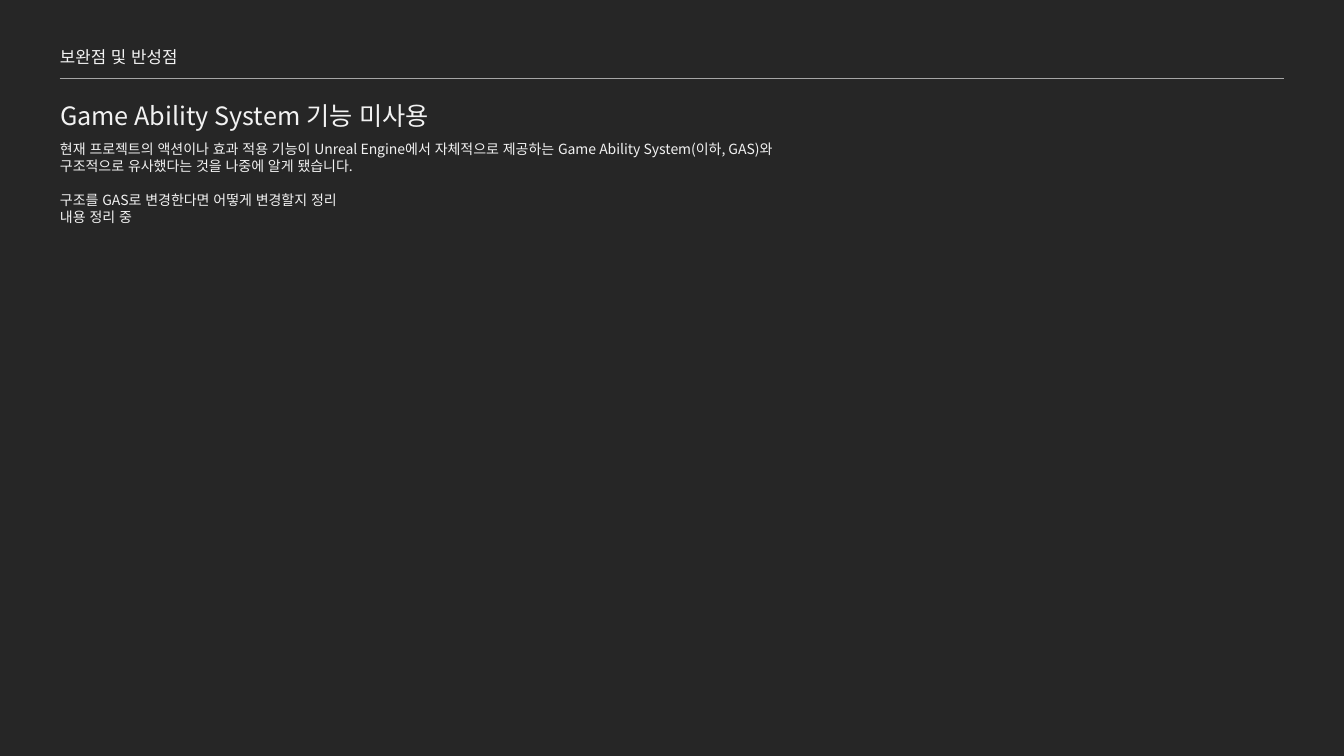
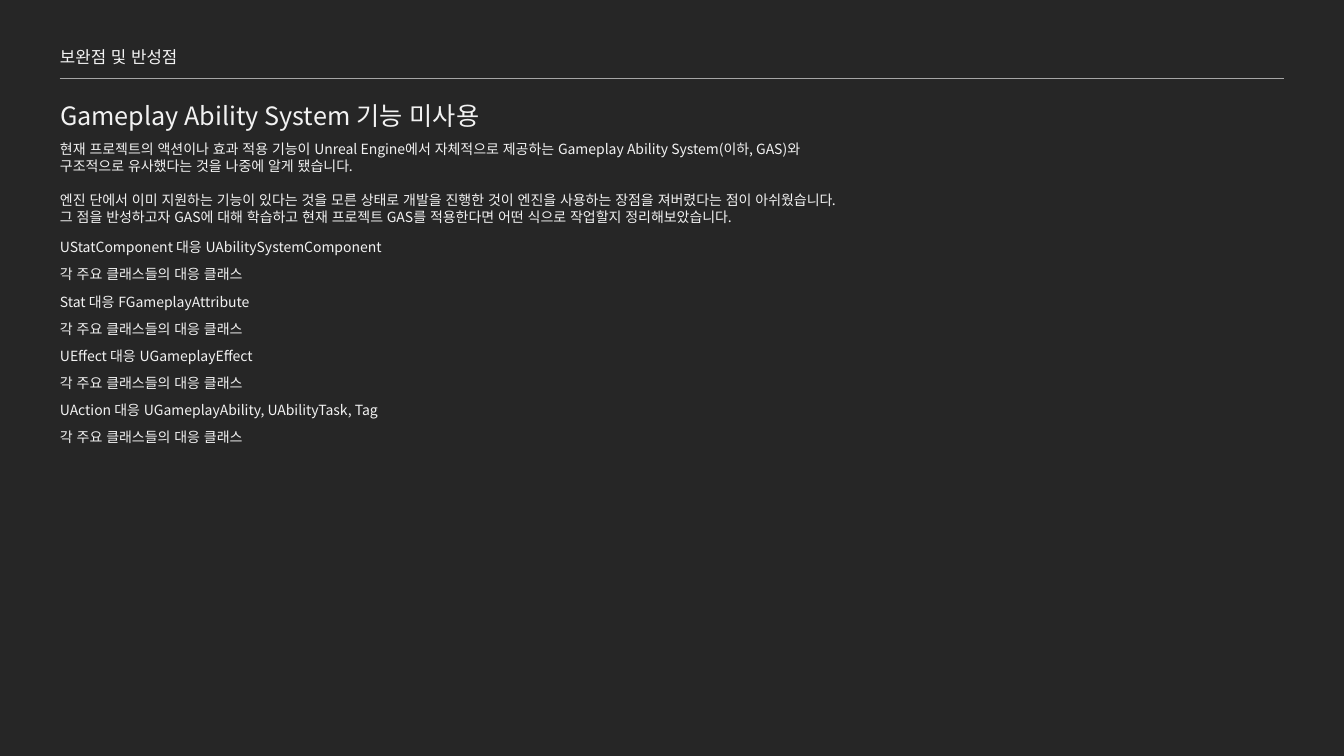
Before and after one commit to jhk0701/project-ARPGHunter, a slide deck: slide 25 of Docs/UnrealEngine_문서_김정환.pptx. Drawn at 1344x756 pixels with LibreOffice and Linux fonts; fonts in the diff are those of the drawing. Boxes give left, top, right and bottom in pixels: in the first picture for what was removed or moved away, otherwise in the second. Text is boxed around its words. In the diff, an @@ line names an element or a change of style, - is before the commit and + after.

```diff
--- a/Docs/UnrealEngine_문서_김정환.pptx
+++ b/Docs/UnrealEngine_문서_김정환.pptx
@@ text at [60,104,480,131]: text changed @@
-Game Ability System 기능 미사용
+Gameplay Ability System 기능 미사용
@@ text at [60,142,800,158]: text changed @@
-현재 프로젝트의 액션이나 효과 적용 기능이 Unreal Engine에서 자체적으로 제공하는 Game Ability System(이하, GAS)와
+현재 프로젝트의 액션이나 효과 적용 기능이 Unreal Engine에서 자체적으로 제공하는 Gameplay Ability System(이하, GAS)와
@@ text at [60,193,835,223]: text changed @@
-구조를 GAS로 변경한다면 어떻게 변경할지 정리
-내용 정리 중
+엔진 단에서 이미 지원하는 기능이 있다는 것을 모른 상태로 개발을 진행한 것이 엔진을 사용하는 장점을 져버렸다는 점이 아쉬웠습니다.
+그 점을 반성하고자 GAS에 대해 학습하고 현재 프로젝트 GAS를 적용한다면 어떤 식으로 작업할지 정리해보았습니다.
@@ text added at [60,240,382,256], 10 pt, text #F2F2F2 @@
+UStatComponent 대응 UAbilitySystemComponent
@@ text added at [60,267,243,280], 10 pt, text #F2F2F2 @@
+각 주요 클래스들의 대응 클래스
@@ text added at [60,295,249,311], 10 pt, text #F2F2F2 @@
+Stat 대응 FGameplayAttribute
@@ text added at [60,322,243,335], 10 pt, text #F2F2F2 @@
+각 주요 클래스들의 대응 클래스
@@ text added at [60,349,253,365], 10 pt, text #F2F2F2 @@
+UEffect 대응 UGameplayEffect
@@ text added at [60,376,243,389], 10 pt, text #F2F2F2 @@
+각 주요 클래스들의 대응 클래스
@@ text added at [60,403,378,419], 10 pt, text #F2F2F2 @@
+UAction 대응 UGameplayAbility, UAbilityTask, Tag
@@ text added at [60,430,243,443], 10 pt, text #F2F2F2 @@
+각 주요 클래스들의 대응 클래스
```
Also in this commit, not shown: 5 other slides changed, 7 other files.
